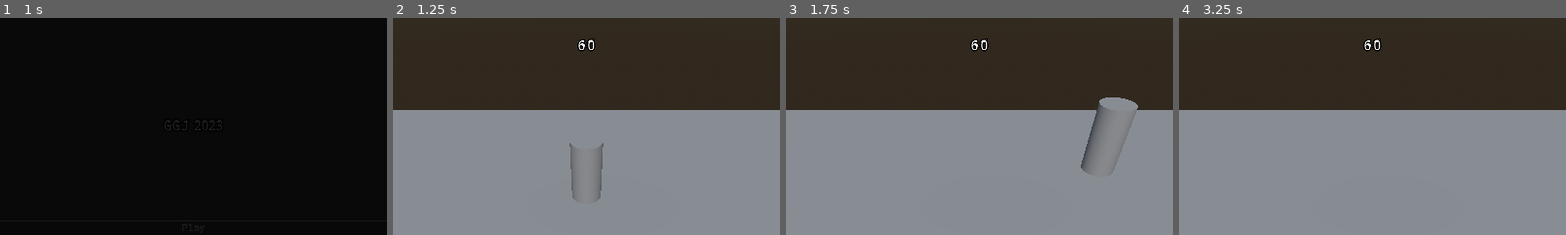
Above: before the commit, frames 1-4 (left to right).
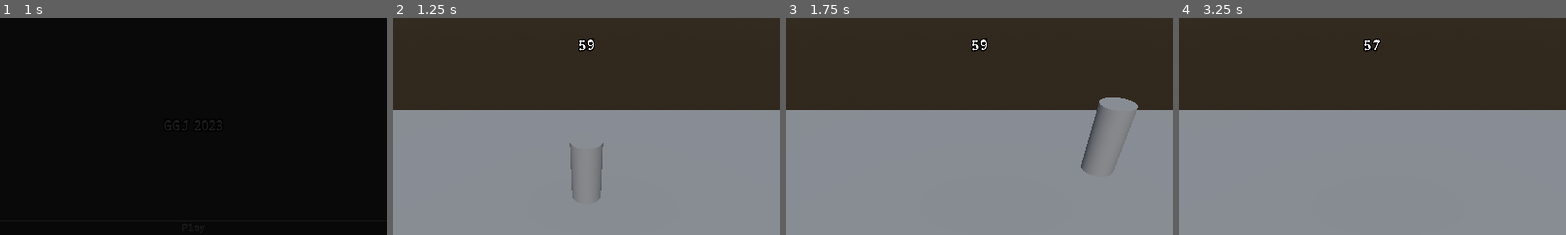
Above: after the commit, the same moments.

Repository: 80hdgames/GGJ-2023
Game: Godot game, scene res://Scenes/Start.tscn
Same seed, same stepped clock (60 frames per second), same inputs: the game is played once before the commit and once after it.
Inputs:
- Up to frame 1 (1 s): click "Play" at 0.5 s
- Up to frame 2 (1.25 s): no input
- Up to frame 3 (1.75 s): tap Enter (ui_accept) at 1.25, 1.52 s; hold Right (ui_right) from 1.28 s (still down); tap Shift (desktop1_boost) at 1.35 s
- Up to frame 4 (3.25 s): release Right (ui_right) at 2.03 s; hold Down (ui_down) 2.03-2.78 s; tap Shift (desktop1_boost) at 2.1, 2.85 s; tap Enter (ui_accept) at 2.27 s; hold Right (ui_right) from 2.78 s (still down)
The pictures show only the part of the screen within x 25-75%, y 0-50%; the shares and areas given below are measured in that part.

Frame 1 is identical in both runs. In frame 2, 0.1% of the frame differs, in the area x 47-53%, y 9-16%; in frame 3, 0.1%; in frame 4, 0.2%.

Commit message:
Added HUDTimer prefab & script
-timer label updates to match Timer's time_left, prints message on timeout

Diff:
--- a/GGJ-2023-Project/Scenes/Prefabs/UI/HUDGame.tscn
+++ b/GGJ-2023-Project/Scenes/Prefabs/UI/HUDGame.tscn
@@ -1,5 +1,6 @@
-[gd_scene load_steps=2 format=3 uid="uid://ba1ip7dc01xlf"]
+[gd_scene load_steps=3 format=3 uid="uid://ba1ip7dc01xlf"]
 
+[ext_resource type="PackedScene" uid="uid://2mw25uht0anl" path="res://Scenes/Prefabs/UI/HUDTimer.tscn" id="1_5ygfs"]
 [ext_resource type="PackedScene" uid="uid://bgq837lqfy5eh" path="res://Scenes/Prefabs/UI/HUDPlayer.tscn" id="1_v8ofh"]
 
 [node name="HUDGame" type="Control"]
@@ -17,15 +18,8 @@
 anchor_right = 0.95
 anchor_bottom = 0.95
 
-[node name="TimerLabel" type="Label" parent="Margin"]
+[node name="HUDTimer" parent="Margin" instance=ExtResource("1_5ygfs")]
 layout_mode = 1
-anchors_preset = 15
-anchor_right = 1.0
-anchor_bottom = 1.0
-grow_horizontal = 2
-grow_vertical = 2
-text = "60"
-horizontal_alignment = 1
 
 [node name="HBoxContainer" type="HBoxContainer" parent="Margin"]
 layout_mode = 1
--- /dev/null
+++ b/GGJ-2023-Project/Scenes/Prefabs/UI/HUDTimer.tscn
@@ -0,0 +1,17 @@
+[gd_scene load_steps=2 format=3 uid="uid://2mw25uht0anl"]
+
+[ext_resource type="Script" path="res://Scripts/UI/HUDTimer.gd" id="1_5wec2"]
+
+[node name="HUDTimer" type="Label"]
+anchors_preset = 15
+anchor_right = 1.0
+anchor_bottom = 1.0
+grow_horizontal = 2
+grow_vertical = 2
+text = "60"
+horizontal_alignment = 1
+script = ExtResource("1_5wec2")
+
+[node name="Timer" type="Timer" parent="."]
+wait_time = 60.0
+one_shot = true
--- /dev/null
+++ b/GGJ-2023-Project/Scripts/UI/HUDTimer.gd
@@ -0,0 +1,25 @@
+extends Label
+
+@onready var timer :Timer = $Timer
+var lastValue :int
+
+
+func _ready():
+	timer.timeout.connect(_on_timeout)
+	timer.start()
+	_update_label()
+	pass
+
+
+func _on_timeout():
+	print("GAME OVER!")
+	pass
+
+
+func _process(_delta):
+	_update_label()
+
+
+func _update_label():
+	lastValue = int(timer.time_left)
+	text = str(lastValue)
